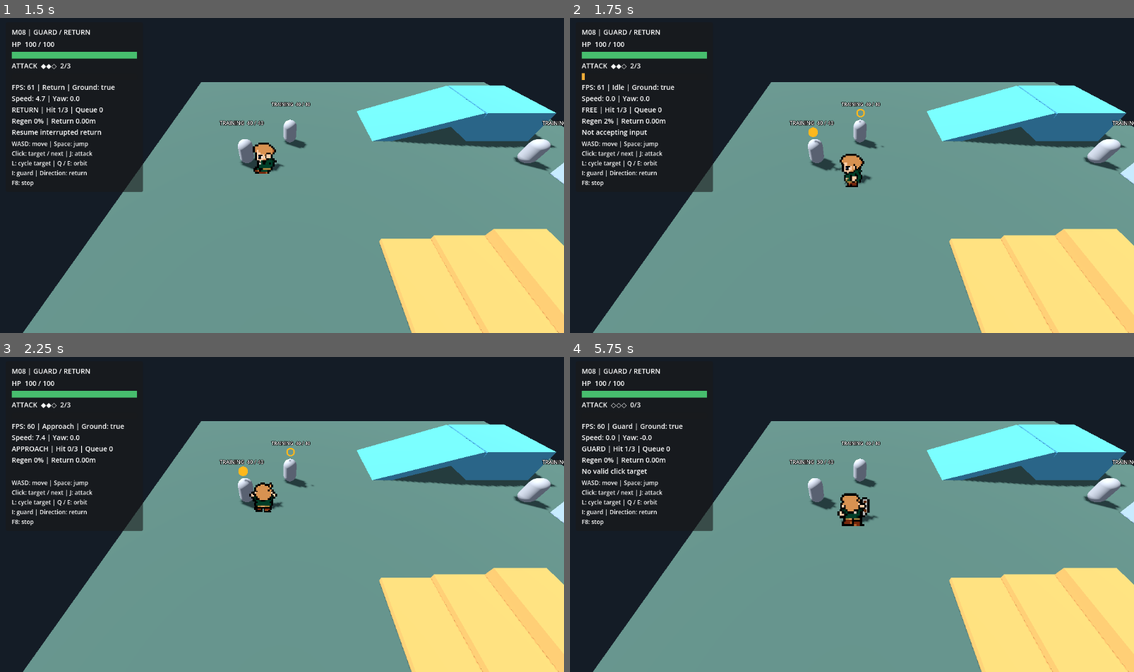
Above: before the commit, frames 1-4 (two rows, left to right).
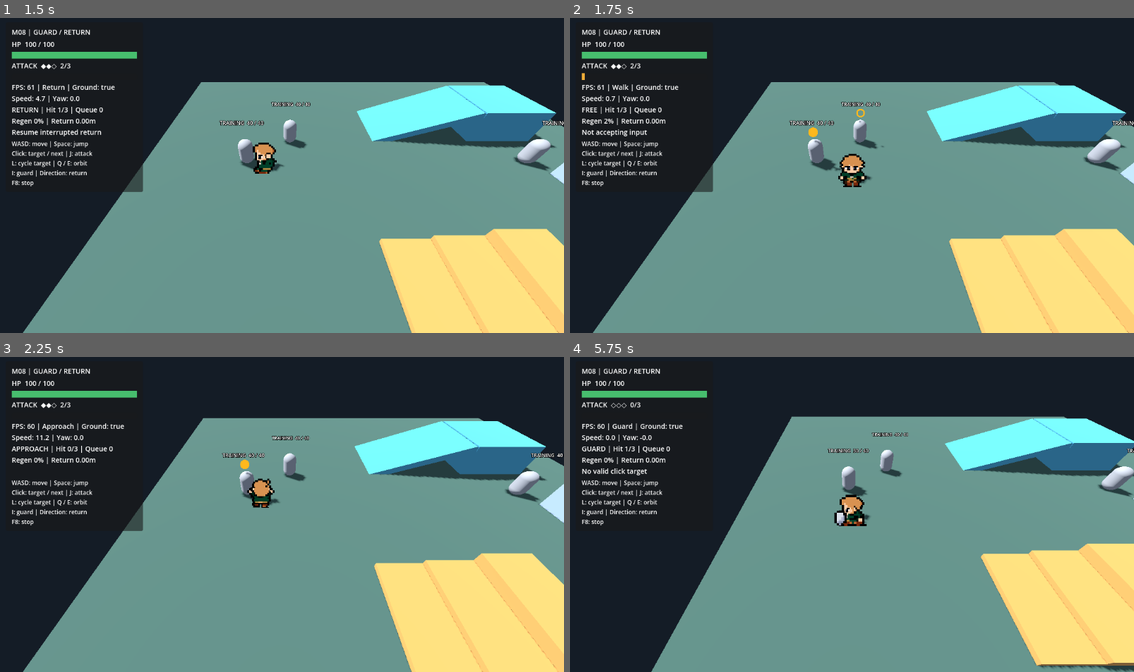
Above: after the commit, the same moments.

Repository: holy572782/forgotten-world
Game: Godot game, scene res://scenes/main.tscn
The game is run twice, just before and just after one commit, with the same random seed, the same clock (stepped at 60 frames per second) and the same inputs.
Inputs (mouse positions are in pixels of both pictures, inside the frame that each line leads up to):
- Up to frame 1 (1.5 s): tap Enter at 0.5 s; move the mouse to (406, 159) at 0.52 s; hold D (move_right) 0.53-1.28 s; hold J (attack) 0.53-1.28 s; click (406, 159) at 0.67 s; tap Space (jump) at 0.77, 1.25 s; tap I (guard) at 0.8, 1.35 s; move the mouse to (169, 191) at 1.27 s; hold S (move_down) from 1.28 s (still down)
- Up to frame 2 (1.75 s): keep holding S (move_down); tap Space (jump) at 1.52 s; tap J (attack) at 1.55 s
- Up to frame 3 (2.25 s): move the mouse to (338, 445) at 2.02 s; release S (move_down) at 2.03 s; hold D (move_right) from 2.03 s (still down); hold J (attack) from 2.03 s (still down)
- Up to frame 4 (5.75 s): tap I (guard) at 2.3 s; tap Enter at 2.75 s; move the mouse to (823, 577) at 2.77 s; release D (move_right) at 2.78 s; release J (attack) at 2.78 s; hold W (move_up) 2.78-3.53 s; tap Q (camera_left) at 2.85 s; click (823, 577) at 2.92 s; tap Space (jump) at 3.02, 3.77, 4.25, 4.52 s; tap J (attack) at 3.05, 4.55 s; move the mouse to (1021, 561) at 3.52 s; hold I (guard) 3.53-4.28 s; hold A (move_left) 3.53-5.03 s; tap E (camera_right) at 3.6 s; move the mouse to (682, 467) at 4.27 s; tap K (dodge) at 4.35 s; move the mouse to (880, 514) at 5.02 s; hold S (move_down) from 5.03 s (still down); hold I (guard) from 5.03 s (still down); click (880, 514) at 5.17 s

Frame 1 is identical in both runs. In frame 2, 0.4% of the frame differs, in the area x 7-99%, y 21-100%; in frame 3, 6.1%; in frame 4, 17%, in the area x 4-100%, y 18-100%.

Commit message:
M08: 帰還後に保持方向への移動を継続
帰還到着後、現在の方向入力で通常移動を再開。
死亡・リセット時の入力制限は維持。
関連検査に合格。ユーザー手動確認待ち。。

Diff:
--- a/scripts/player/player_controller.gd
+++ b/scripts/player/player_controller.gd
@@ -134,6 +134,10 @@
 	sample_movement_input()
 	_wait_for_move_release = not movement_neutral
 
+func resume_movement_input() -> void:
+	# Completed Return hands current held input back to normal locomotion.
+	_wait_for_move_release = false
+
 func clear_combat_input() -> void:
 	velocity = Vector3.ZERO
 	_buffer_remaining = 0.0
--- a/scripts/player/target_dash.gd
+++ b/scripts/player/target_dash.gd
@@ -630,13 +630,15 @@
 func _return(delta: float) -> void:
 	if not _move_travel(delta):
 		last_result += "; return blocked, stopped at safe position"
-		_finish()
+		_finish(true)
 	elif _elapsed >= _duration:
-		_finish()
-
-func _finish() -> void:
+		_finish(true)
+
+func _finish(resume_held_movement: bool = false) -> void:
 	return_error = body.global_position.distance_to(return_anchor) if _combat_cycle else 0.0
-	if _combat_cycle: body.require_movement_release()
+	if _combat_cycle:
+		if resume_held_movement: body.resume_movement_input()
+		else: body.require_movement_release()
 	_combat_cycle = false
 	_return_input_armed = false
 	_resume_return = false
--- a/tests/m08_defense.gd
+++ b/tests/m08_defense.gd
@@ -148,10 +148,11 @@
 		await _capture_pose(stage)
 		await _wait_idle()
 		var at := player.global_position
+		_check(at.distance_to(expected_anchor) < 0.03 and not rig.follow_locked,stage+" safe original return and release")
+		var held_direction: Vector3 = player.input_to_world(Input.get_vector("move_left","move_right","move_up","move_down"),player._movement_basis())
 		await _ticks(6)
-		_check(player.global_position.distance_to(at) < 0.00001,stage+" held key cannot walk after return")
+		_check((player.global_position-at).dot(held_direction) > 0.01,stage+" held key resumes walking after return")
 		_check(return_starts == returns_before+1 and hits == delivered,stage+" one return, no canceled hit")
-		_check(at.distance_to(expected_anchor) < 0.03 and not rig.follow_locked,stage+" safe original return and release")
 		_neutral()
 		await _ticks(1)
 		_key(KEY_D)
@@ -258,8 +259,41 @@
 	_check(seconds <= duration+0.12,"No arrival delay from repeated input")
 	before_position = player.global_position
 	await _ticks(6)
-	_check(player.global_position.distance_to(before_position) < 0.00001,"Held A blocked after Return")
+	_check(player.global_position.x < before_position.x-0.01,"Held A resumes after Return without release")
 	print("RETURN cap=",Engine.max_fps," seconds=",seconds," planned=",duration," error=",combat.return_error)
+	# Arrival uses CURRENT input, including camera-relative diagonals and analog.
+	for yaw in [0.0,90.0,180.0,270.0]:
+		for analog in [false,true]:
+			await _start("attack")
+			rig.rotation.y = deg_to_rad(yaw)
+			await _ticks(2)
+			_key(KEY_A)
+			await _ticks(1)
+			_check(combat.state == combat.State.Return,"Direction starts Return before changing held input")
+			_key(KEY_A,false)
+			if analog: _stick(0.7,0.7)
+			else:
+				_key(KEY_D)
+				_key(KEY_S)
+			await _wait_idle()
+			var arrived := player.global_position
+			_check(arrived.distance_to(expected_anchor) < 0.03,"Changed held direction does not alter destination")
+			var direction: Vector3 = player.input_to_world(Input.get_vector("move_left","move_right","move_up","move_down"),player._movement_basis()).normalized()
+			await _ticks(1)
+			_check((player.global_position-arrived).dot(direction) > 0.0001,"Held input moves on first normal physics tick")
+			await _ticks(5)
+			var displacement := player.global_position-arrived
+			displacement.y = 0.0
+			_check(displacement.normalized().dot(direction) > 0.99 and displacement.length() > 0.01,"Current camera-relative diagonal resumes yaw="+str(yaw)+" analog="+str(analog))
+			_check(not combat.is_busy() and not rig.follow_locked,"Walking after Return keeps FREE camera")
+	await _start("attack")
+	_key(KEY_A)
+	await _ticks(1)
+	_neutral()
+	await _wait_idle()
+	before_position = player.global_position
+	await _ticks(6)
+	_check(player.global_position.distance_to(before_position) < 0.00001,"Released input stays stopped after Return")
 	# Guard still takes precedence over direction and attack in both event orders.
 	for guard_first in [false,true]:
 		await _start("attack")
@@ -387,11 +421,13 @@
 			if phase == "return": _key(KEY_A)
 			else: _key(KEY_I)
 			await _ticks(1)
+			_key(KEY_D) # Held before reset/death, rather than a fresh press afterwards.
 			if death: health.damage(1000)
 			else: player.reset_motion(origin)
 			_key(KEY_D)
 			await _ticks(2)
 			_check(not combat.is_busy() and not rig.follow_locked and not combat.queued and sprite.combat_pose == &"","Death/reset clears " + phase)
+			_check(Vector2(player.velocity.x,player.velocity.z).is_zero_approx(),"Death/reset does not resume held movement " + phase + " death=" + str(death))
 			if death: _check(not combat.stock._recovery_allowed,"Dead stock recovery inhibited")
 	await _fresh(origin)
 	for i in range(1,accepted_ids.size()): _check(accepted_ids[i] > accepted_ids[i-1],"Monotonic unique attack IDs")
Not shown, changed: docs/08_DECISIONS.md
Not shown, changed: docs/10_SYSTEM_SPEC_GODOT.md
Not shown, changed: docs/11_CODEX_IMPLEMENTATION_PLAN.md
Not shown, changed: docs/12_TEST_PLAN.md
Not shown, changed: docs/14_TARGET_DASH_COMBAT_SPEC.md
Not shown, changed: docs/DEVELOPMENT_STATUS.md
Not shown, changed: docs/m08_guard_sprite_audit.md
